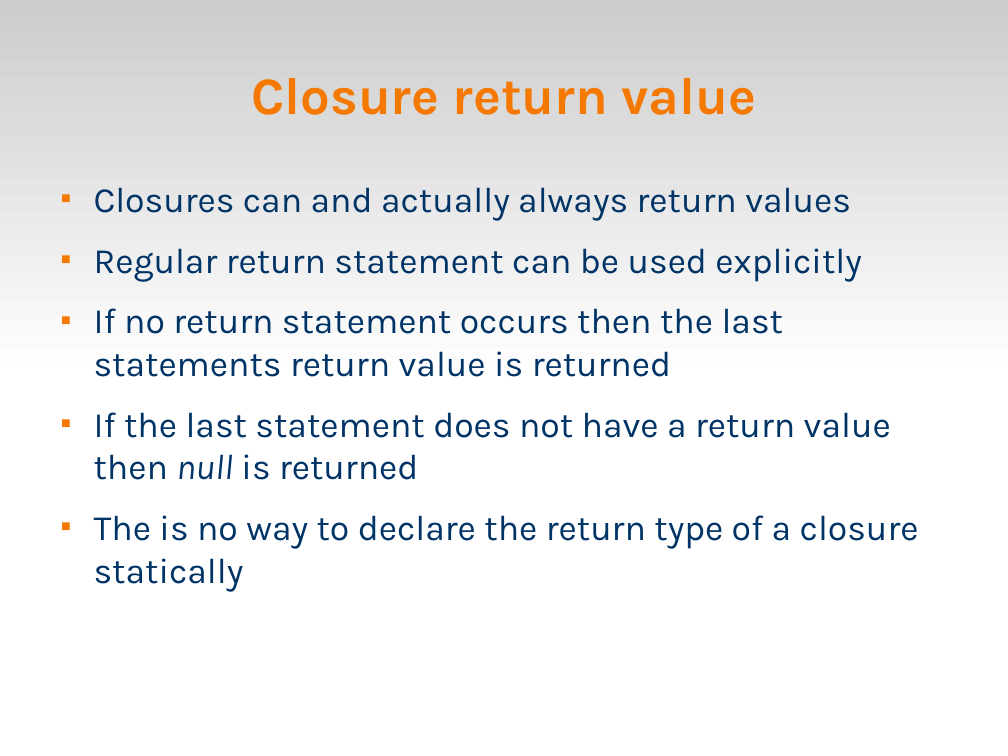
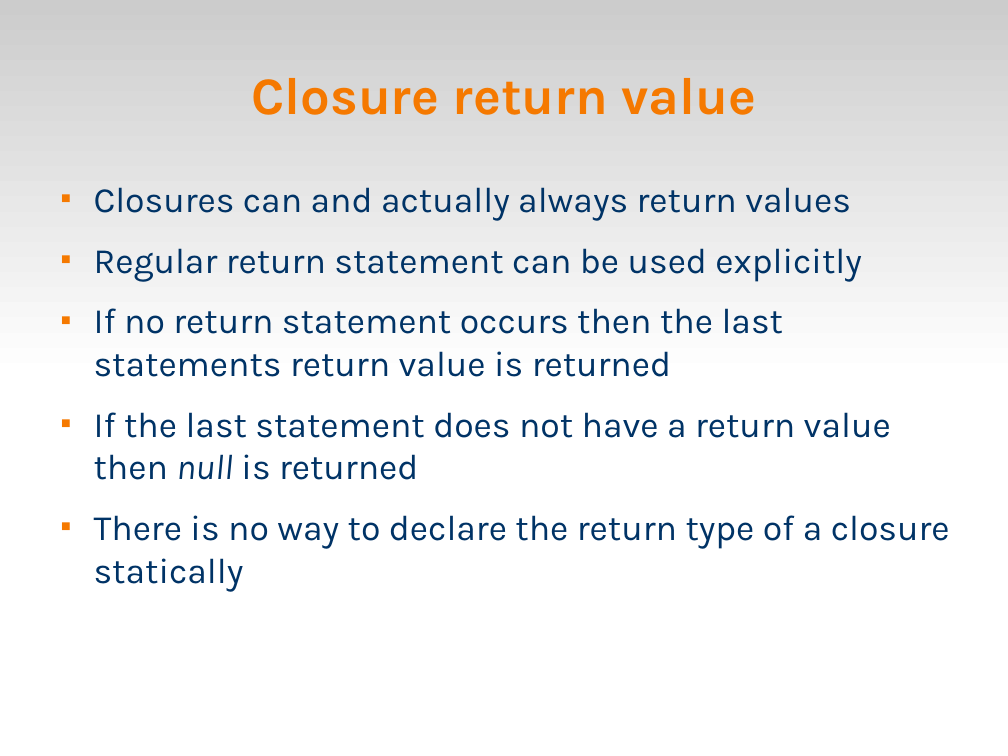
Before and after one commit to veltzer/demos, a slide deck: slide 21 of groovy/groovy.odp (slide 17 before the commit). Drawn at 1008x756 pixels with LibreOffice and Linux fonts; fonts in the diff are those of the drawing. Boxes give left, top, right and bottom in pixels: in the first picture for what was removed or moved away, otherwise in the second. Text is boxed around its words. In the diff, an @@ line names an element or a change of style, - is before the commit and + after.

```diff
--- a/groovy/groovy.odp
+++ b/groovy/groovy.odp
@@ text at (x1=94, y1=515, x2=950, y2=592): text changed @@
-■ The is no way to declare the return type of a closure statically
+■ There is no way to declare the return type of a closure statically
```
Also in this commit, not shown: 3 other slides changed, 4 slides added, 10 other files.
